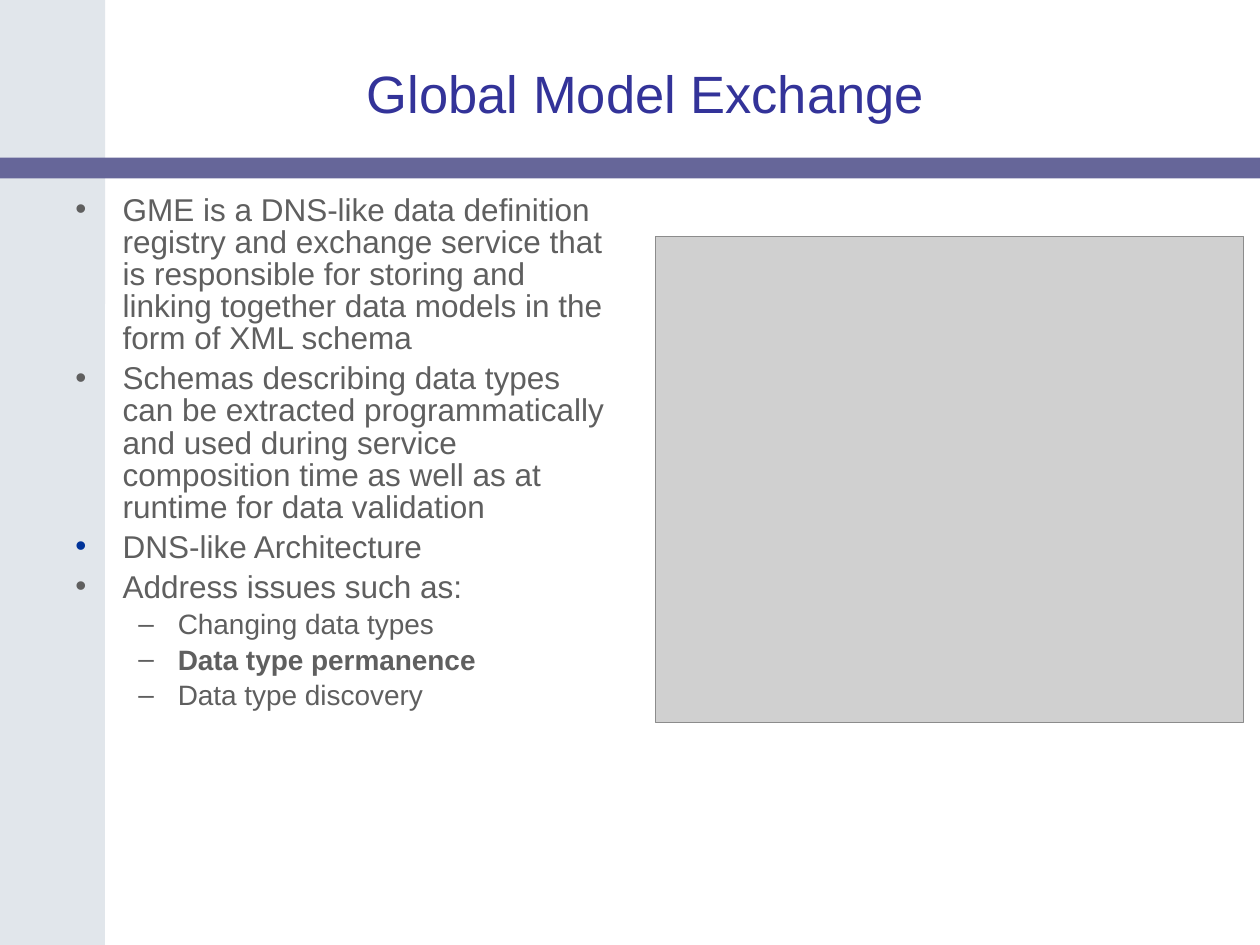
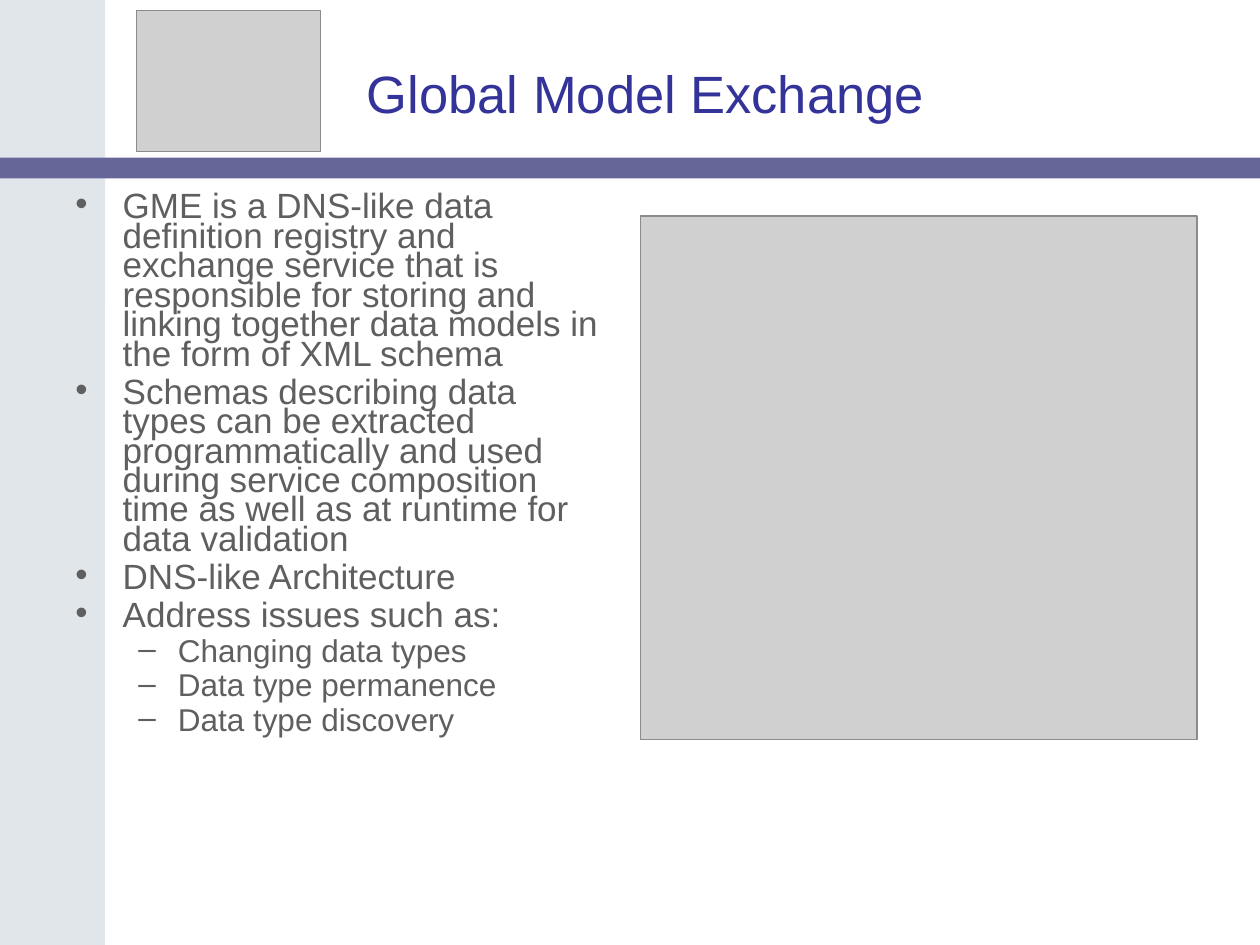
Before and after one commit to NCIP/cagrid-portal, a slide deck: slide 8 of cagrid-1-0/Documentation/presentations/200607_VCDE_ARCH/caGrid-1.0_Beta_Metadata.ppt. Drawn at 1260x945 pixels with LibreOffice and Linux fonts; fonts in the diff are those of the drawing; grey boxes stand for pictures; background and template pictures are left out. Boxes give left, top, right and bottom in pixels: in the first picture for what was removed or moved away, otherwise in the second. Text is boxed around its words. In the diff, an @@ line names an element or a change of style, - is before the commit and + after.

```diff
--- a/cagrid-1-0/Documentation/presentations/200607_VCDE_ARCH/caGrid-1.0_Beta_Metadata.ppt
+++ b/cagrid-1-0/Documentation/presentations/200607_VCDE_ARCH/caGrid-1.0_Beta_Metadata.ppt
@@ picture added at (136,10,320,151) @@
@@ text "GME is a DNS-like data ..." at (123,192,597,737): size 18 to 20 pt in "GME is a DNS-like data definition registry ...", "Schemas describing data types can be extracted ...", "DNS-like Architecture", "Address issues such as:"; size 16 to 18 pt in "Changing data types", "Data type permanence", "Data type discovery"; bold off in "Data type permanence"; line spacing 0.85 to 0.7; bullet colour #003399 to #5F5F5F @@
@@ picture: place and size @@
-picture at (655,237,1244,723)
+picture at (640,215,1197,740)
```
Also in this commit, not shown: 3 other slides changed, 7 slides added, 2 slides removed.
